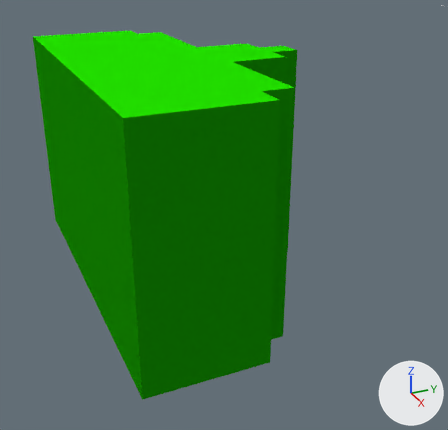
Two versions of the Blender file _Invader_3D_Verge3D_Blocks.blend, one commit apart.
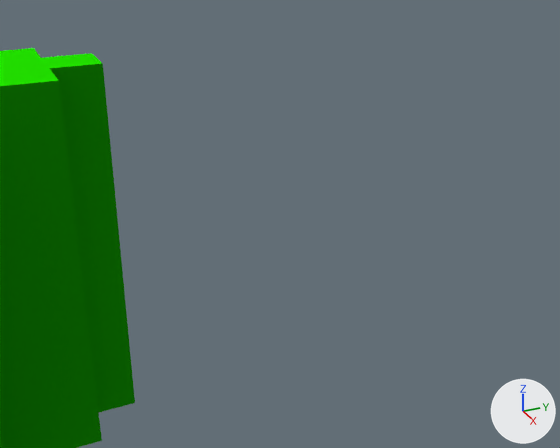
Each version is shown from a camera (50 mm lens) standing at (1.241, -3.681, 0.737) and looking at (-0.075, -3.089, 0.08), then close up from a camera (50 mm lens) standing at (0.969, -3.149, 0.712) and looking at (0.014, -2.719, 0.234). Lighting does not change. The marker at lower right points along +X, +Y and +Z.

Names of what the first close-up shows: 'turret'.
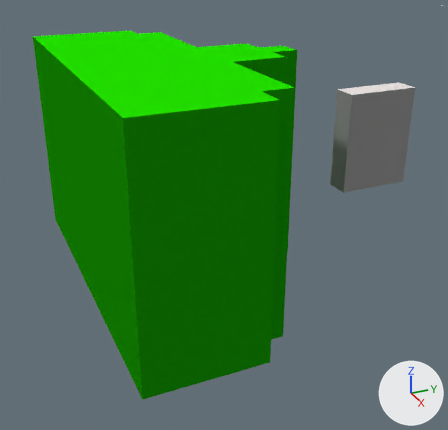
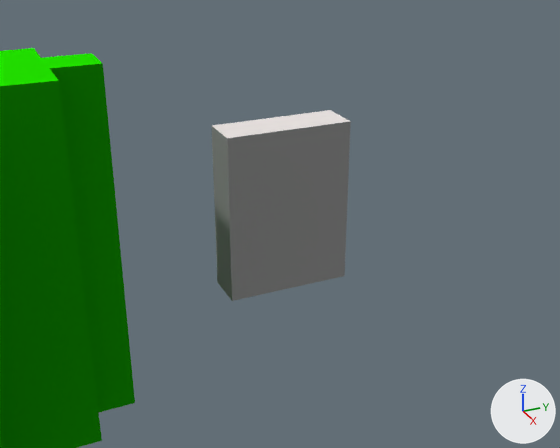
Diff of the bpy script that builds the scene:
```diff
--- a/_Invader_3D_Verge3D_Blocks.blend.py
+++ b/_Invader_3D_Verge3D_Blocks.blend.py
@@ ob_shot @@
 ob_shot.location = (0.098, -2.744, 0.01)
-ob_shot.hide_set(True)
```

Location of each change, [x1, y1, x2, y2] in pixels of the close-ups (560 x 448 px):
'shot', shown: after [212, 110, 351, 301]
